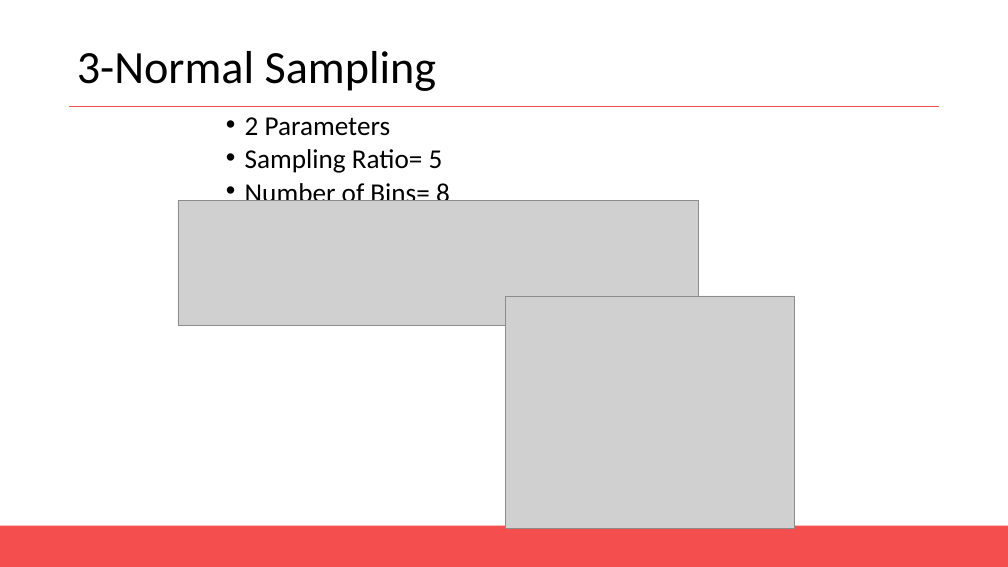
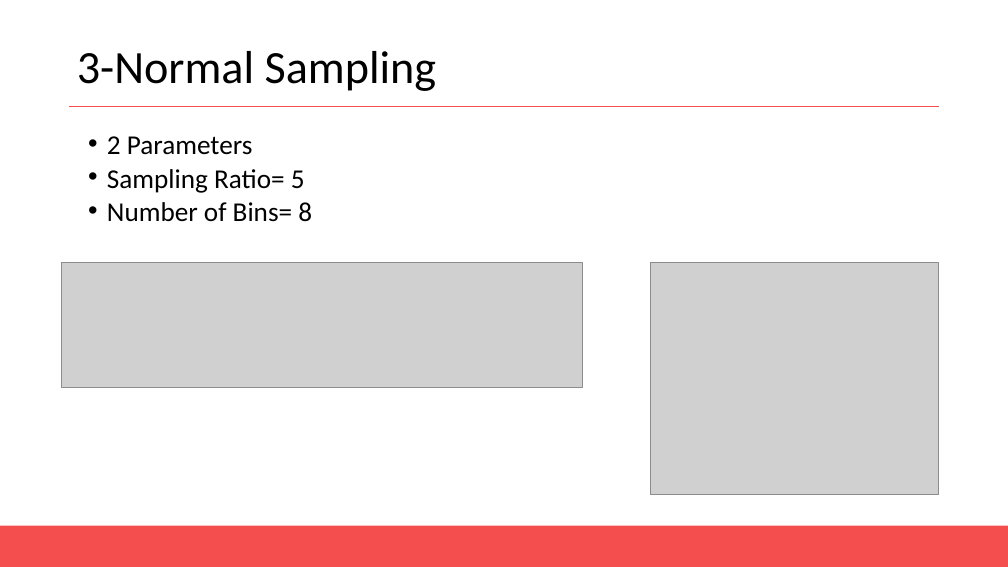
Before and after one commit to AntoineMerlet/3DScan, a slide deck: slide 13 of Presentation/MAGMA Presentation.pptx. Drawn at 1008x567 pixels with LibreOffice and Linux fonts; fonts in the diff are those of the drawing; grey boxes stand for pictures. Boxes give left, top, right and bottom in pixels: in the first picture for what was removed or moved away, otherwise in the second. Text is boxed around its words. In the diff, an @@ line names an element or a change of style, - is before the commit and + after.

```diff
--- a/Presentation/MAGMA Presentation.pptx
+++ b/Presentation/MAGMA Presentation.pptx
@@ text "2 Parameters": place and size @@
-text "2 Parameters" at <box>245,117,450,201</box>
+text "2 Parameters" at <box>107,136,312,222</box>
@@ picture: place and size @@
-picture at <box>178,200,699,325</box>
+picture at <box>61,262,582,387</box>
@@ picture: place and size @@
-picture at <box>506,296,794,528</box>
+picture at <box>650,262,938,495</box>
```
Also in this commit, not shown: 6 other slides changed, 1 slide added, 3 other files.
